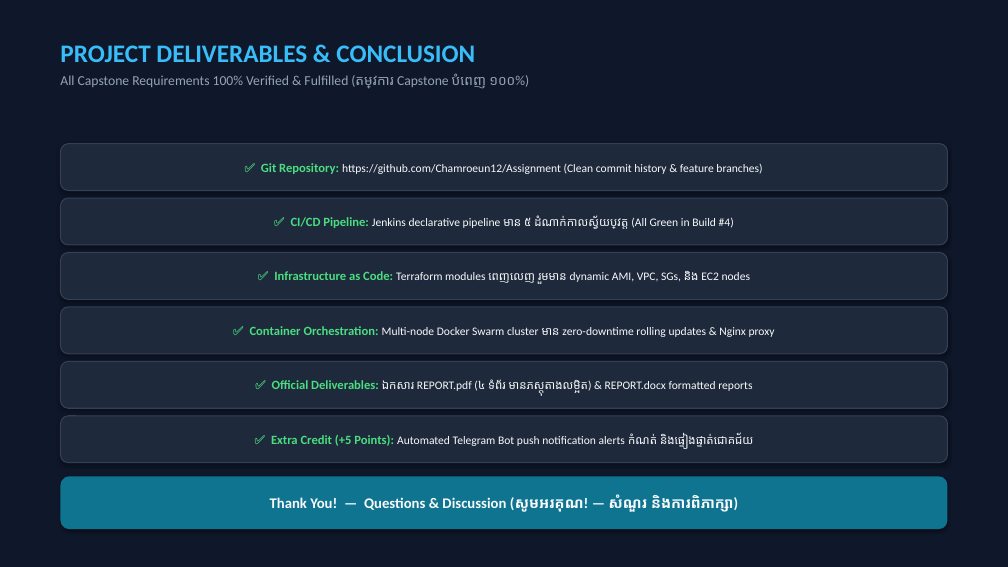
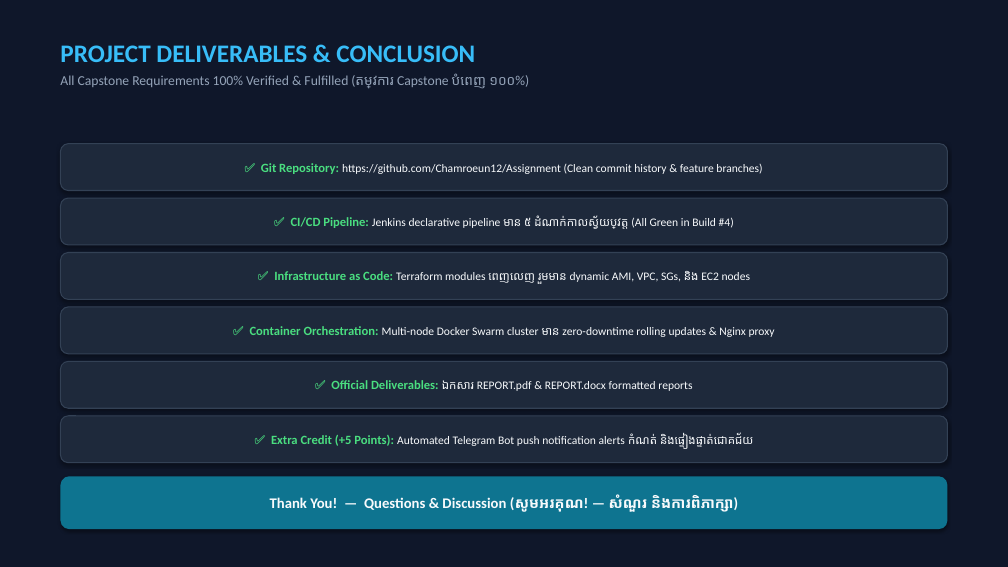
Before and after one commit to Chamroeun12/Assignment, a slide deck: slide 12 of Cloud_Computing_Capstone_Khmer.pptx. Drawn at 1008x567 pixels with LibreOffice and Linux fonts; fonts in the diff are those of the drawing. Boxes give left, top, right and bottom in pixels: in the first picture for what was removed or moved away, otherwise in the second. Text is boxed around its words. In the diff, an @@ line names an element or a change of style, - is before the commit and + after.

Commit message:
docs: update presentation slides and project report files

```diff
--- a/Cloud_Computing_Capstone_Khmer.pptx
+++ b/Cloud_Computing_Capstone_Khmer.pptx
@@ text in rounded rectangle at (331, 380, 692, 391): text changed @@
-✅ Official Deliverables: ឯកសារ REPORT.pdf (៤ ទំព័រ មានភស្តុតាងលម្អិត) & REPORT.docx formatted reports
+✅ Official Deliverables: ឯកសារ REPORT.pdf & REPORT.docx formatted reports
```
Also in this commit, not shown: 2 other slides changed, 5 other files.
